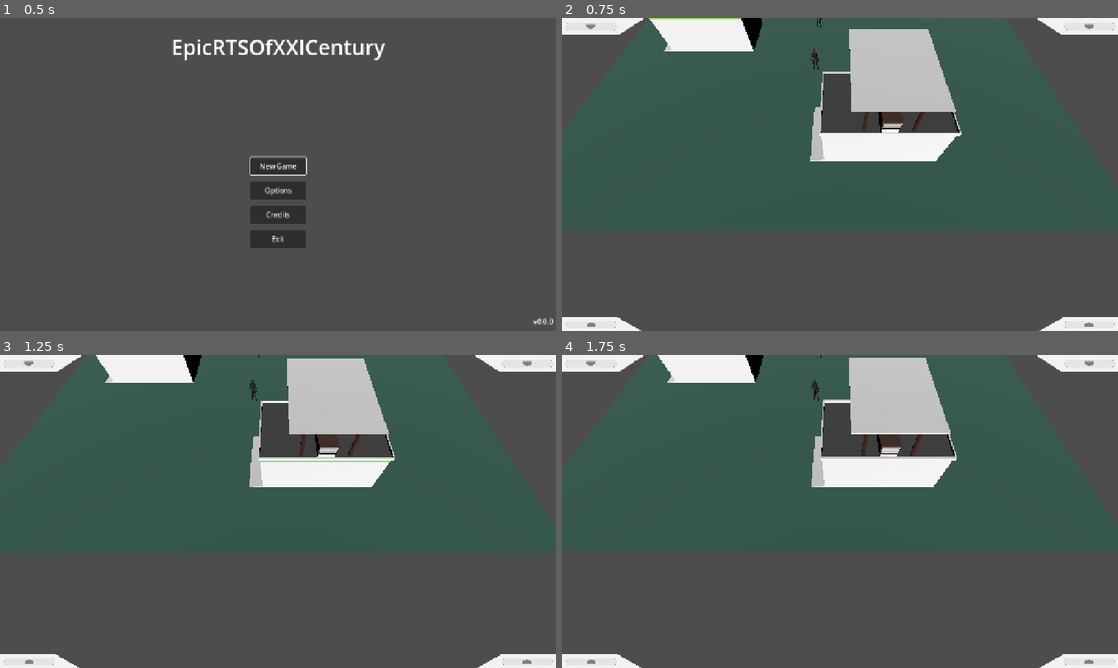
Above: before the commit, frames 1-4 (two rows, left to right).
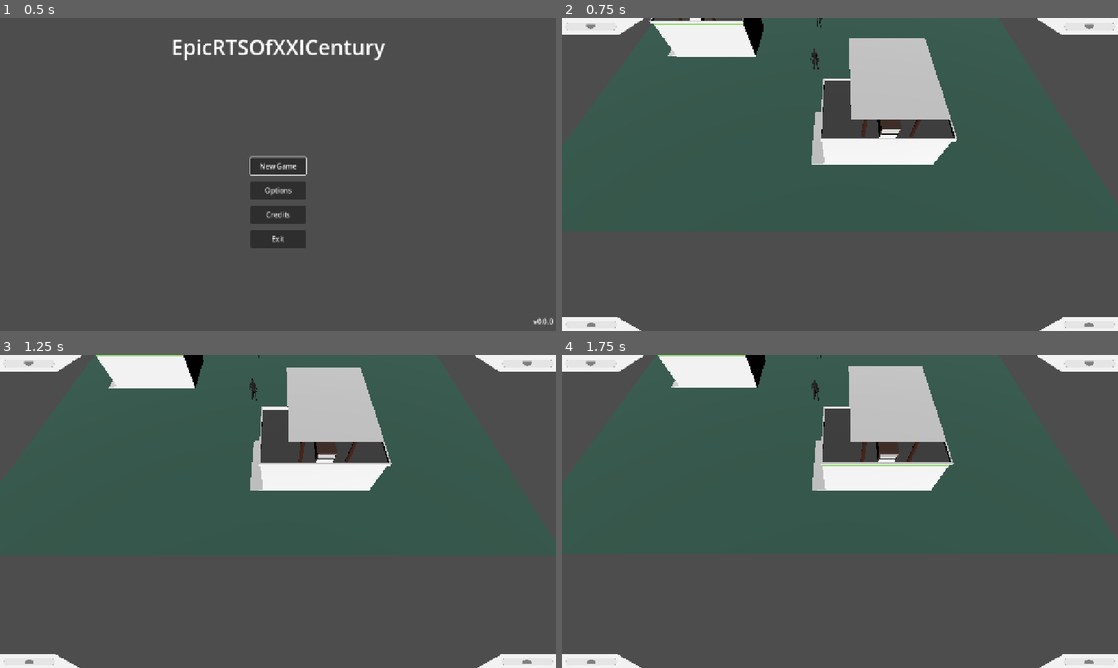
Above: after the commit, the same moments.

Repository: andrijzyn/The-Undefinders
Game: Godot game, scene res://addons/maaacks_game_template/base/scenes/menus/main_menu/main_menu.tscn
Same seed, same stepped clock (60 frames per second), same inputs: the game is played once before the commit and once after it.
Inputs (mouse positions are in pixels of both pictures, inside the frame that each line leads up to):
- Up to frame 1 (0.5 s): no input
- Up to frame 2 (0.75 s): click "New Game" at 0.5 s
- Up to frame 3 (1.25 s): no input
- Up to frame 4 (1.75 s): tap Enter (ui_accept) at 1.25, 1.52 s; move the mouse to (962, 495) at 1.27 s; hold Right (ui_right) from 1.28 s (still down); right-click (962, 495) at 1.35 s; click (962, 495) at 1.42 s

Frame 1 is identical in both runs. In frame 2, 3.0% of the frame differs, in the area x 15-72%, y 0-47%; in frame 3, 2.7%; in frame 4, 2.9%.

Commit message:
Better direction calculation & fix broken units rotate (Broken world map)

Diff:
--- a/app/main_scene.tscn
+++ b/app/main_scene.tscn
@@ -22,6 +22,7 @@
 transform = Transform3D(1, 0, 0, 0, -0.873772, 0.486335, 0, -0.486335, -0.873772, 0, 9.89356, -15.9748)
 
 [node name="NavigationRegion3D" type="NavigationRegion3D" parent="."]
+transform = Transform3D(1, 0, 0, 0, 1, 0, 0, 0, 1, 0, -0.5, 0)
 navigation_mesh = SubResource("NavigationMesh_beipy")
 
 [node name="Ground" parent="NavigationRegion3D" instance=ExtResource("2_hvjiq")]
@@ -38,6 +39,7 @@
 [node name="RTS_UI" parent="." instance=ExtResource("5_pqs64")]
 
 [node name="Soldier2" parent="." instance=ExtResource("5_tnkp6")]
-transform = Transform3D(1, 0, 0, 0, 1, 0, 0, 0, 1, 0.771701, 0, -5.08992)
+transform = Transform3D(1, 0, 0, 0, 1, 0, 0, 0, 1, 0.772, 0, -5.09)
 
 [node name="Soldier" parent="." instance=ExtResource("5_tnkp6")]
+transform = Transform3D(1, 0, 0, 0, 1, 0, 0, 0, 1, 0.772, 0, 1.652)
--- a/shared/AbstractClasses/MovableUnit.gd
+++ b/shared/AbstractClasses/MovableUnit.gd
@@ -179,8 +179,7 @@
 	## [param node: MovableUnit] - юнит, который должен начать поворот[br]
 	## [method OrderHandler.handleRotateOrder]
 	static func handleRotateOrder(node: MovableUnit, targetLocation: Vector3) -> void:
-		var direction = (targetLocation - node.global_position).normalized()
-		direction.y = 0
+		var direction = Vector3(targetLocation.x - node.global_position.x, 0, targetLocation.z - node.global_position.z).normalized()
 		if direction.length() > 0:
 			node.target_angle = atan2(direction.x, direction.z)
 			if not node.isRotating:
